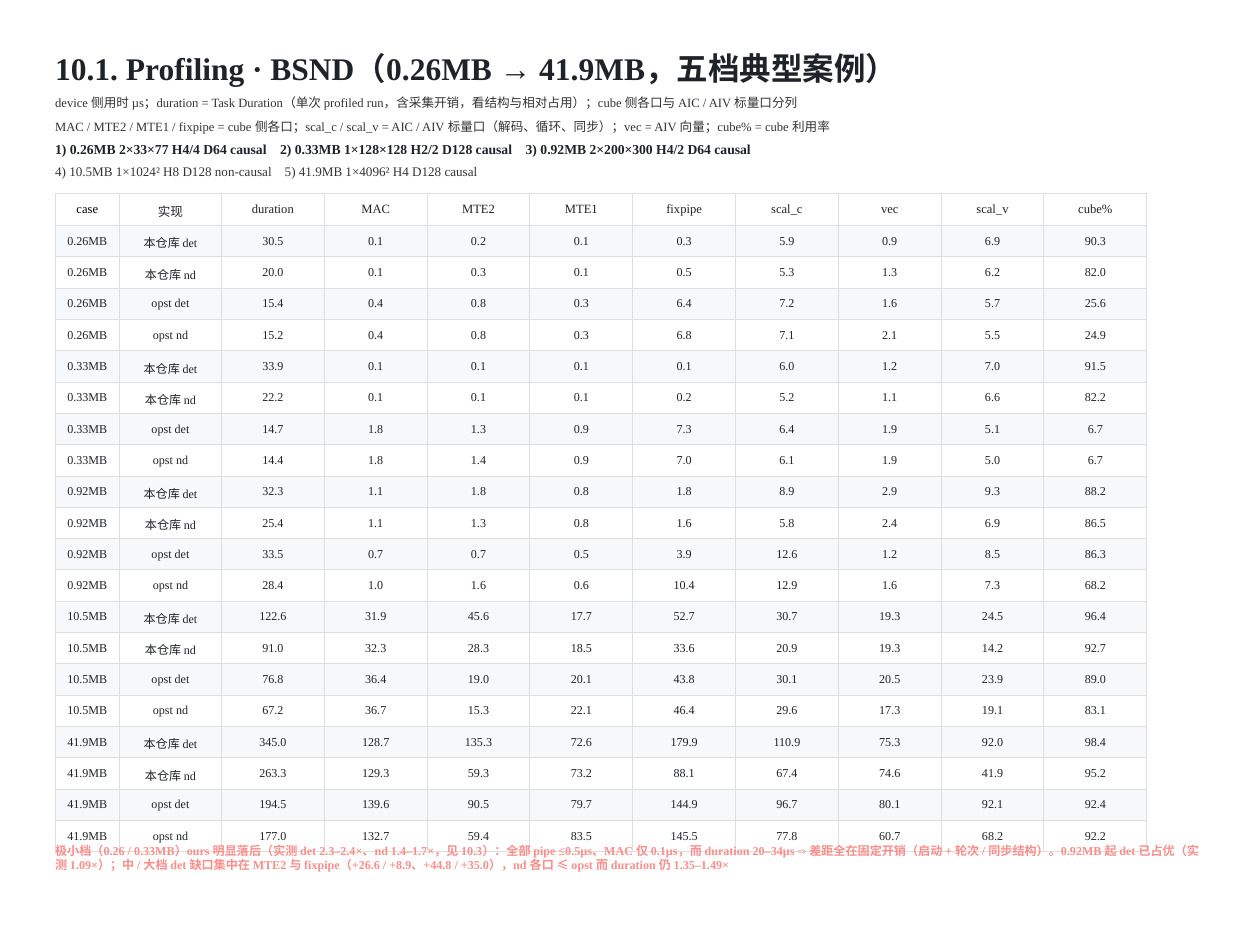
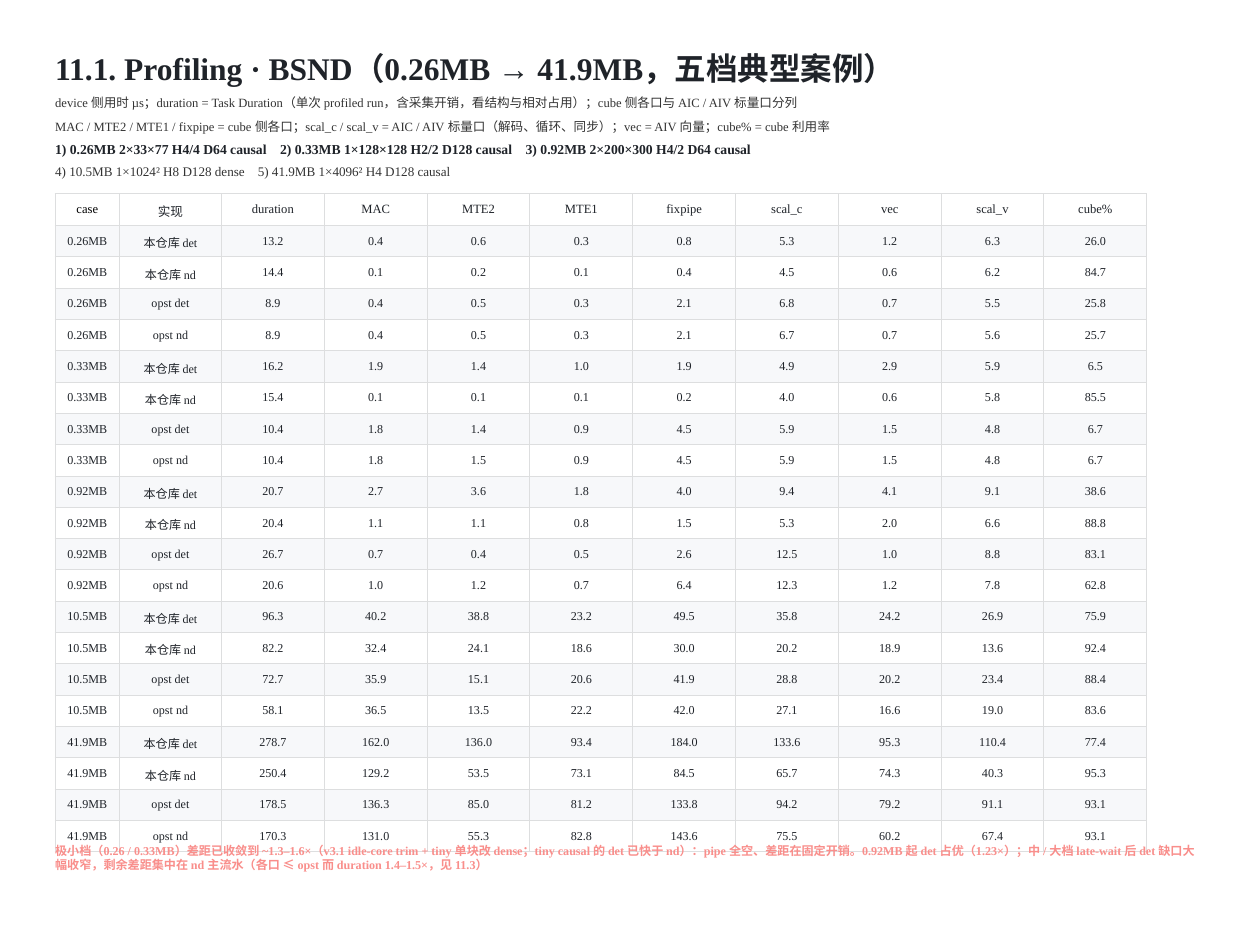
Before and after one commit to guomc9/SeeTen, a slide deck: slide 32 of cases/flash-attention-det-accum/out/v3-index-schedules.pptx (slide 30 before the commit). Drawn at 1260x945 pixels with LibreOffice and Linux fonts; fonts in the diff are those of the drawing. Boxes give left, top, right and bottom in pixels: in the first picture for what was removed or moved away, otherwise in the second. Text is boxed around its words. In the diff, an @@ line names an element or a change of style, - is before the commit and + after.

```diff
--- a/cases/flash-attention-det-accum/out/v3-index-schedules.pptx
+++ b/cases/flash-attention-det-accum/out/v3-index-schedules.pptx
@@ text at (x1=55, y1=55, x2=895, y2=86): text changed @@
-10.1. Profiling · BSND（0.26MB → 41.9MB，五档典型案例）
+11.1. Profiling · BSND（0.26MB → 41.9MB，五档典型案例）
@@ text at (x1=55, y1=167, x2=451, y2=179): text changed @@
-4) 10.5MB 1×1024² H8 D128 non-causal 5) 41.9MB 1×4096² H4 D128 causal
+4) 10.5MB 1×1024² H8 D128 dense 5) 41.9MB 1×4096² H4 D128 causal
@@ table at (x1=55, y1=193, x2=1147, y2=846) @@
-row 2: 0.26MB | 本仓库 det | 30.5 | 0.1 | 0.2 | 0.1 | 0.3 | 5.9 | 0.9 | 6.9 | 90.3
+row 2: 0.26MB | 本仓库 det | 13.2 | 0.4 | 0.6 | 0.3 | 0.8 | 5.3 | 1.2 | 6.3 | 26.0
-row 3: 0.26MB | 本仓库 nd | 20.0 | 0.1 | 0.3 | 0.1 | 0.5 | 5.3 | 1.3 | 6.2 | 82.0
+row 3: 0.26MB | 本仓库 nd | 14.4 | 0.1 | 0.2 | 0.1 | 0.4 | 4.5 | 0.6 | 6.2 | 84.7
-row 4: 0.26MB | opst det | 15.4 | 0.4 | 0.8 | 0.3 | 6.4 | 7.2 | 1.6 | 5.7 | 25.6
+row 4: 0.26MB | opst det | 8.9 | 0.4 | 0.5 | 0.3 | 2.1 | 6.8 | 0.7 | 5.5 | 25.8
-row 5: 0.26MB | opst nd | 15.2 | 0.4 | 0.8 | 0.3 | 6.8 | 7.1 | 2.1 | 5.5 | 24.9
+row 5: 0.26MB | opst nd | 8.9 | 0.4 | 0.5 | 0.3 | 2.1 | 6.7 | 0.7 | 5.6 | 25.7
-row 6: 0.33MB | 本仓库 det | 33.9 | 0.1 | 0.1 | 0.1 | 0.1 | 6.0 | 1.2 | 7.0 | 91.5
+row 6: 0.33MB | 本仓库 det | 16.2 | 1.9 | 1.4 | 1.0 | 1.9 | 4.9 | 2.9 | 5.9 | 6.5
-row 7: 0.33MB | 本仓库 nd | 22.2 | 0.1 | 0.1 | 0.1 | 0.2 | 5.2 | 1.1 | 6.6 | 82.2
+row 7: 0.33MB | 本仓库 nd | 15.4 | 0.1 | 0.1 | 0.1 | 0.2 | 4.0 | 0.6 | 5.8 | 85.5
-row 8: 0.33MB | opst det | 14.7 | 1.8 | 1.3 | 0.9 | 7.3 | 6.4 | 1.9 | 5.1 | 6.7
+row 8: 0.33MB | opst det | 10.4 | 1.8 | 1.4 | 0.9 | 4.5 | 5.9 | 1.5 | 4.8 | 6.7
-row 9: 0.33MB | opst nd | 14.4 | 1.8 | 1.4 | 0.9 | 7.0 | 6.1 | 1.9 | 5.0 | 6.7
+row 9: 0.33MB | opst nd | 10.4 | 1.8 | 1.5 | 0.9 | 4.5 | 5.9 | 1.5 | 4.8 | 6.7
-row 10: 0.92MB | 本仓库 det | 32.3 | 1.1 | 1.8 | 0.8 | 1.8 | 8.9 | 2.9 | 9.3 | 88.2
+row 10: 0.92MB | 本仓库 det | 20.7 | 2.7 | 3.6 | 1.8 | 4.0 | 9.4 | 4.1 | 9.1 | 38.6
-row 11: 0.92MB | 本仓库 nd | 25.4 | 1.1 | 1.3 | 0.8 | 1.6 | 5.8 | 2.4 | 6.9 | 86.5
+row 11: 0.92MB | 本仓库 nd | 20.4 | 1.1 | 1.1 | 0.8 | 1.5 | 5.3 | 2.0 | 6.6 | 88.8
-row 12: 0.92MB | opst det | 33.5 | 0.7 | 0.7 | 0.5 | 3.9 | 12.6 | 1.2 | 8.5 | 86.3
+row 12: 0.92MB | opst det | 26.7 | 0.7 | 0.4 | 0.5 | 2.6 | 12.5 | 1.0 | 8.8 | 83.1
-row 13: 0.92MB | opst nd | 28.4 | 1.0 | 1.6 | 0.6 | 10.4 | 12.9 | 1.6 | 7.3 | 68.2
+row 13: 0.92MB | opst nd | 20.6 | 1.0 | 1.2 | 0.7 | 6.4 | 12.3 | 1.2 | 7.8 | 62.8
-row 14: 10.5MB | 本仓库 det | 122.6 | 31.9 | 45.6 | 17.7 | 52.7 | 30.7 | 19.3 | 24.5 | 96.4
+row 14: 10.5MB | 本仓库 det | 96.3 | 40.2 | 38.8 | 23.2 | 49.5 | 35.8 | 24.2 | 26.9 | 75.9
-row 15: 10.5MB | 本仓库 nd | 91.0 | 32.3 | 28.3 | 18.5 | 33.6 | 20.9 | 19.3 | 14.2 | 92.7
+row 15: 10.5MB | 本仓库 nd | 82.2 | 32.4 | 24.1 | 18.6 | 30.0 | 20.2 | 18.9 | 13.6 | 92.4
-row 16: 10.5MB | opst det | 76.8 | 36.4 | 19.0 | 20.1 | 43.8 | 30.1 | 20.5 | 23.9 | 89.0
+row 16: 10.5MB | opst det | 72.7 | 35.9 | 15.1 | 20.6 | 41.9 | 28.8 | 20.2 | 23.4 | 88.4
-row 17: 10.5MB | opst nd | 67.2 | 36.7 | 15.3 | 22.1 | 46.4 | 29.6 | 17.3 | 19.1 | 83.1
+row 17: 10.5MB | opst nd | 58.1 | 36.5 | 13.5 | 22.2 | 42.0 | 27.1 | 16.6 | 19.0 | 83.6
-row 18: 41.9MB | 本仓库 det | 345.0 | 128.7 | 135.3 | 72.6 | 179.9 | 110.9 | 75.3 | 92.0 | 98.4
+row 18: 41.9MB | 本仓库 det | 278.7 | 162.0 | 136.0 | 93.4 | 184.0 | 133.6 | 95.3 | 110.4 | 77.4
-row 19: 41.9MB | 本仓库 nd | 263.3 | 129.3 | 59.3 | 73.2 | 88.1 | 67.4 | 74.6 | 41.9 | 95.2
+row 19: 41.9MB | 本仓库 nd | 250.4 | 129.2 | 53.5 | 73.1 | 84.5 | 65.7 | 74.3 | 40.3 | 95.3
-row 20: 41.9MB | opst det | 194.5 | 139.6 | 90.5 | 79.7 | 144.9 | 96.7 | 80.1 | 92.1 | 92.4
+row 20: 41.9MB | opst det | 178.5 | 136.3 | 85.0 | 81.2 | 133.8 | 94.2 | 79.2 | 91.1 | 93.1
-row 21: 41.9MB | opst nd | 177.0 | 132.7 | 59.4 | 83.5 | 145.5 | 77.8 | 60.7 | 68.2 | 92.2
+row 21: 41.9MB | opst nd | 170.3 | 131.0 | 55.3 | 82.8 | 143.6 | 75.5 | 60.2 | 67.4 | 93.1
@@ text at (x1=55, y1=842, x2=1194, y2=872): text changed @@
-极小档（0.26 / 0.33MB）ours 明显落后（实测 det 2.3–2.4×、nd 1.4–1.7×，见 10.3）：全部 pipe ≤0.5µs、MAC 仅 0.1µs，而 duration 20–34µs ⇒ 差距全在固定开销（启动 + 轮次 / 同步结构）。0.92MB 起 det 已占优（实测 1.09×）；中 / 大档 det 缺口集中在 MTE2 与 fixpipe（+26.6 / +8.9、+44.8 / +35.0），nd 各口 ≤ opst 而 duration 仍 1.35–1.49×
+极小档（0.26 / 0.33MB）差距已收敛到 ~1.3–1.6×（v3.1 idle-core trim + tiny 单块改 dense；tiny causal 的 det 已快于 nd）：pipe 全空、差距在固定开销。0.92MB 起 det 占优（1.23×）；中 / 大档 late-wait 后 det 缺口大幅收窄，剩余差距集中在 nd 主流水（各口 ≤ opst 而 duration 1.4–1.5×，见 11.3）
```
Also in this commit, not shown: 26 other slides changed, 2 slides added, 12 other files.
